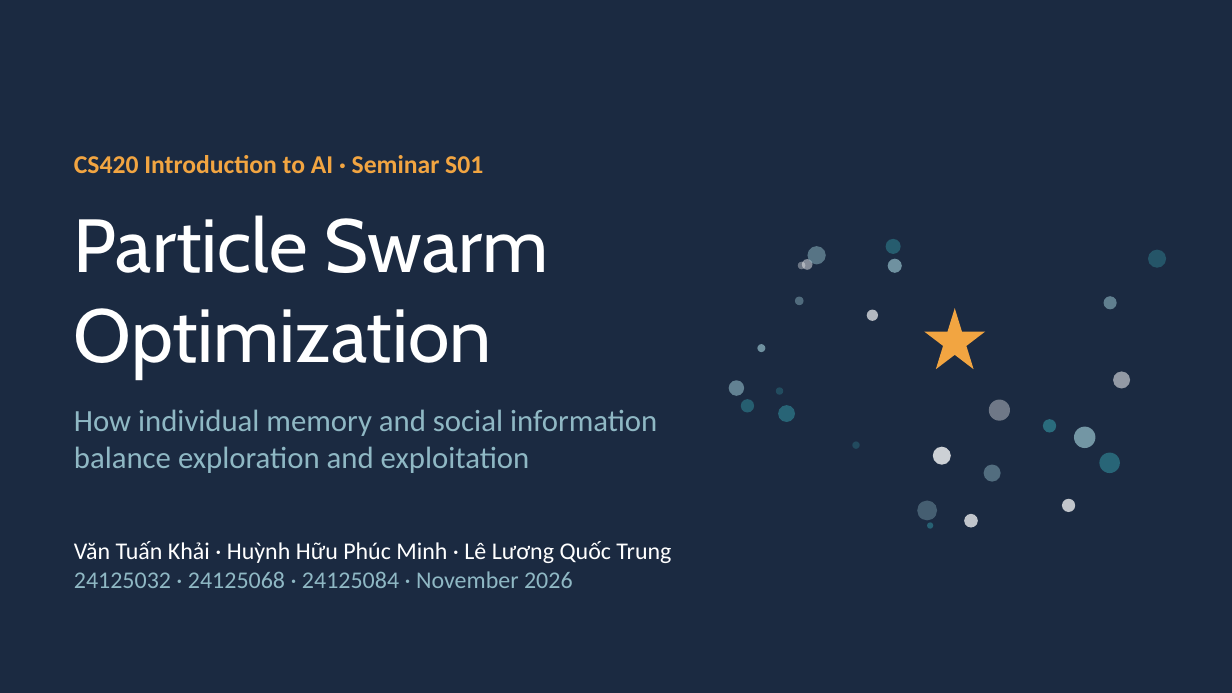
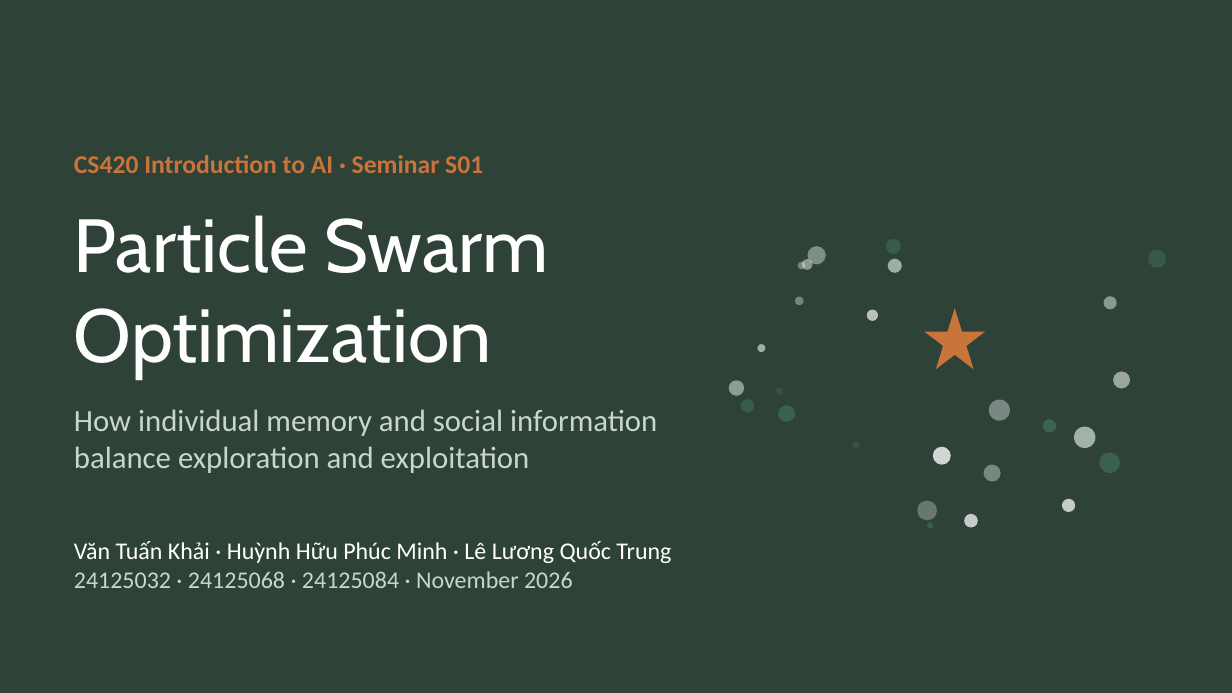
Before and after one commit to huynhhuuphucminh/Seminar-AI, a slide deck: slide 1 of slides/Slide_Seminar_PSO.pptx. Drawn at 1232x693 pixels with LibreOffice and Linux fonts; fonts in the diff are those of the drawing. Boxes give left, top, right and bottom in pixels: in the first picture for what was removed or moved away, otherwise in the second. Text is boxed around its words. In the diff, an @@ line names an element or a change of style, - is before the commit and + after.

```diff
--- a/slides/Slide_Seminar_PSO.pptx
+++ b/slides/Slide_Seminar_PSO.pptx
@@ background #1B2A41 to #2E4238 @@
@@ text "CS420 Introduction to AI · ..." at (74, 155, 483, 173): text colour #F2A541 to #C8743A @@
@@ ellipse at (886, 239, 901, 254): fill #2E7D8C at 61% opacity to #3F6E5A at 61% opacity @@
@@ ellipse at (807, 246, 825, 265): fill #8FB8C4 at 52% opacity to #C9D6CC at 52% opacity @@
@@ ellipse at (888, 259, 902, 272): fill #8FB8C4 at 73% opacity to #C9D6CC at 73% opacity @@
@@ ellipse at (1148, 250, 1167, 269): fill #2E7D8C at 53% opacity to #3F6E5A at 53% opacity @@
@@ ellipse at (795, 297, 803, 306): fill #8FB8C4 at 46% opacity to #C9D6CC at 46% opacity @@
@@ ellipse at (1104, 296, 1117, 309): fill #8FB8C4 at 60% opacity to #C9D6CC at 60% opacity @@
@@ star at (924, 308, 986, 370): fill #F2A541 to #C8743A @@
@@ ellipse at (758, 344, 766, 352): fill #8FB8C4 at 73% opacity to #C9D6CC at 73% opacity @@
@@ ellipse at (728, 381, 744, 397): fill #8FB8C4 at 62% opacity to #C9D6CC at 62% opacity @@
@@ ellipse at (776, 387, 784, 394): fill #2E7D8C at 41% opacity to #3F6E5A at 41% opacity @@
@@ text "How individual memory and social ..." at (74, 409, 657, 473): text colour #8FB8C4 to #C9D6CC @@
@@ ellipse at (740, 399, 754, 413): fill #2E7D8C at 63% opacity to #3F6E5A at 63% opacity @@
@@ ellipse at (779, 405, 796, 423): fill #2E7D8C at 71% opacity to #3F6E5A at 71% opacity @@
@@ ellipse at (1044, 419, 1057, 432): fill #2E7D8C at 80% opacity to #3F6E5A at 80% opacity @@
@@ ellipse at (853, 441, 860, 448): fill #2E7D8C at 39% opacity to #3F6E5A at 39% opacity @@
@@ ellipse at (1074, 426, 1095, 447): fill #8FB8C4 at 76% opacity to #C9D6CC at 76% opacity @@
@@ ellipse at (983, 464, 1000, 482): fill #8FB8C4 at 48% opacity to #C9D6CC at 48% opacity @@
@@ ellipse at (1099, 452, 1120, 473): fill #2E7D8C at 72% opacity to #3F6E5A at 72% opacity @@
@@ ellipse at (918, 500, 938, 520): fill #8FB8C4 at 37% opacity to #C9D6CC at 37% opacity @@
@@ ellipse at (926, 522, 933, 529): fill #2E7D8C at 67% opacity to #3F6E5A at 67% opacity @@
@@ text at (74, 571, 573, 588): text colour #8FB8C4 to #C9D6CC in "24125032 · 24125068 · 24125084 · November ..." @@
```
Also in this commit, not shown: 18 other slides changed, 8 other files.
